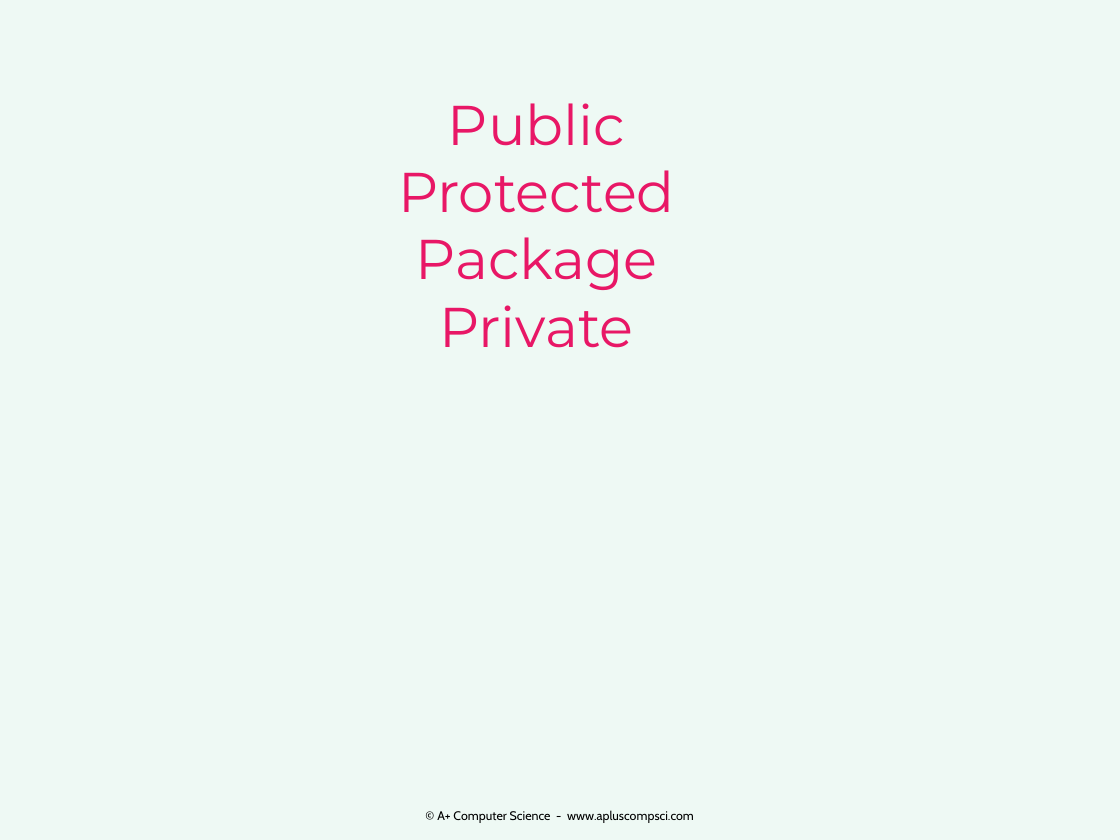
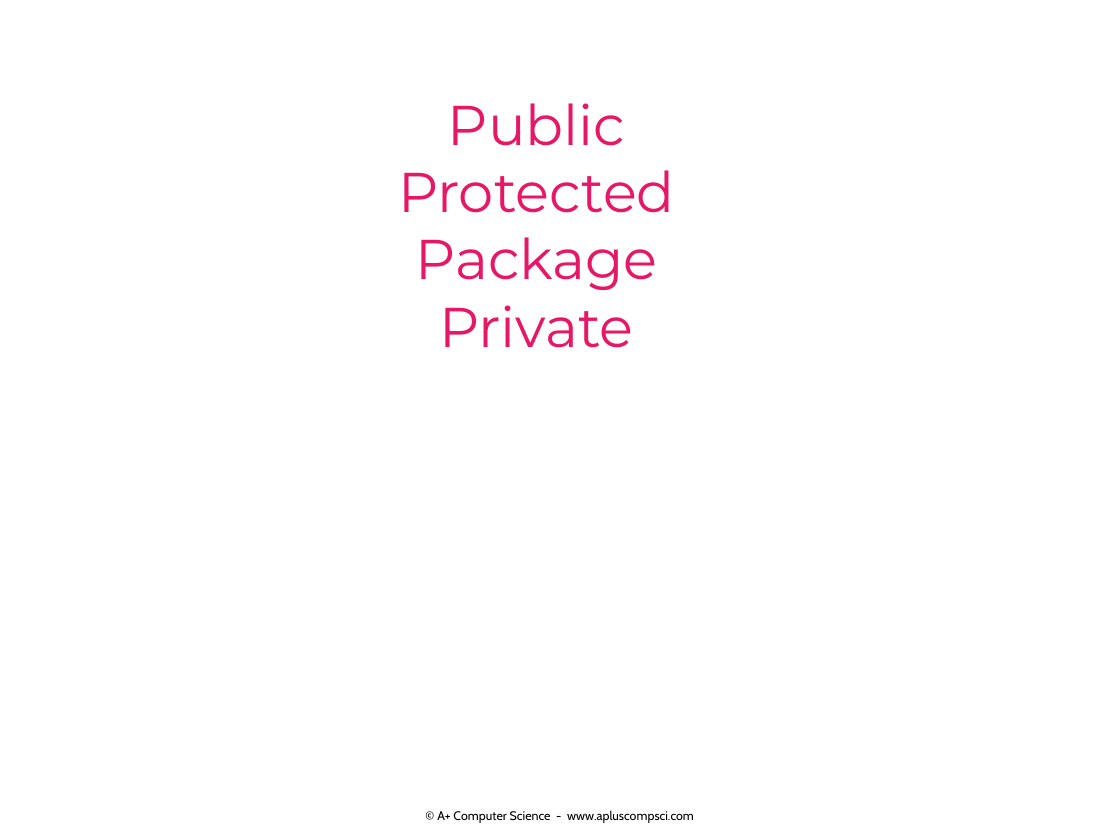
Before and after one commit to Cy-FairCS/cs3, a slide deck: slide 15 of u04a_interfaces/notes/_interfaces notes.pptx (slide 49 before the commit). Drawn at 1120x840 pixels with LibreOffice and Linux fonts; fonts in the diff are those of the drawing. Boxes give left, top, right and bottom in pixels: in the first picture for what was removed or moved away, otherwise in the second. Text is boxed around its words. In the diff, an @@ line names an element or a change of style, - is before the commit and + after.

```diff
--- a/u04a_interfaces/notes/_interfaces notes.pptx
+++ b/u04a_interfaces/notes/_interfaces notes.pptx
@@ background #EEF9F4 to #FFFFFF @@
```
Also in this commit, not shown: 15 other slides changed, 3 slides added, 1 slide removed.
